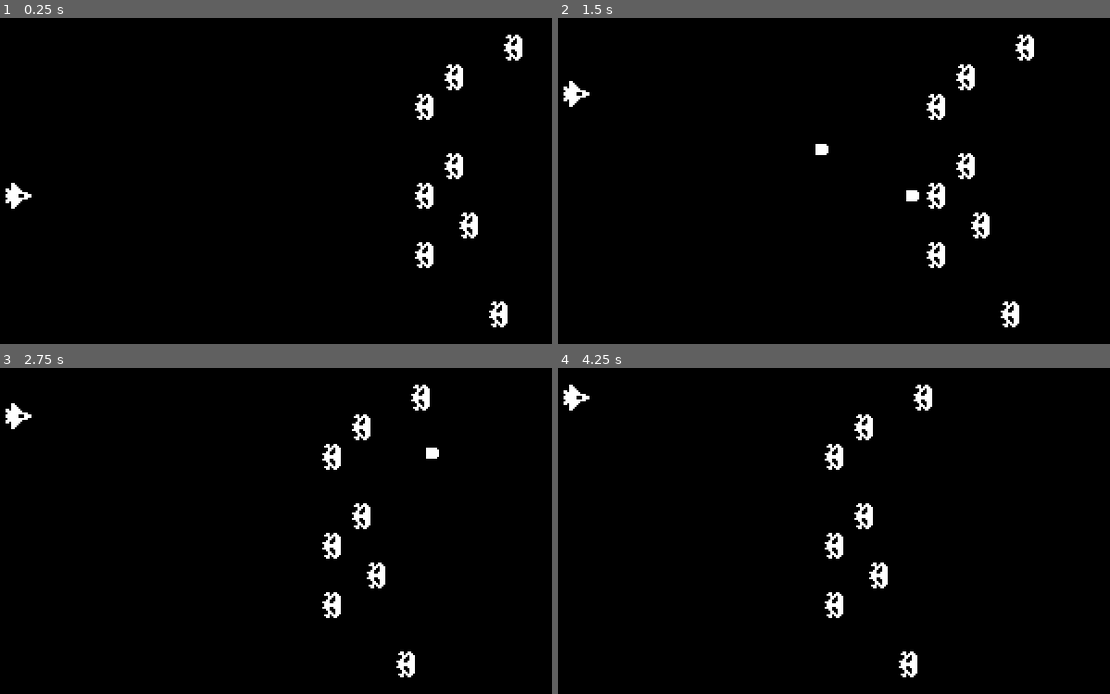
Above: before the commit, frames 1-4 (two rows, left to right).
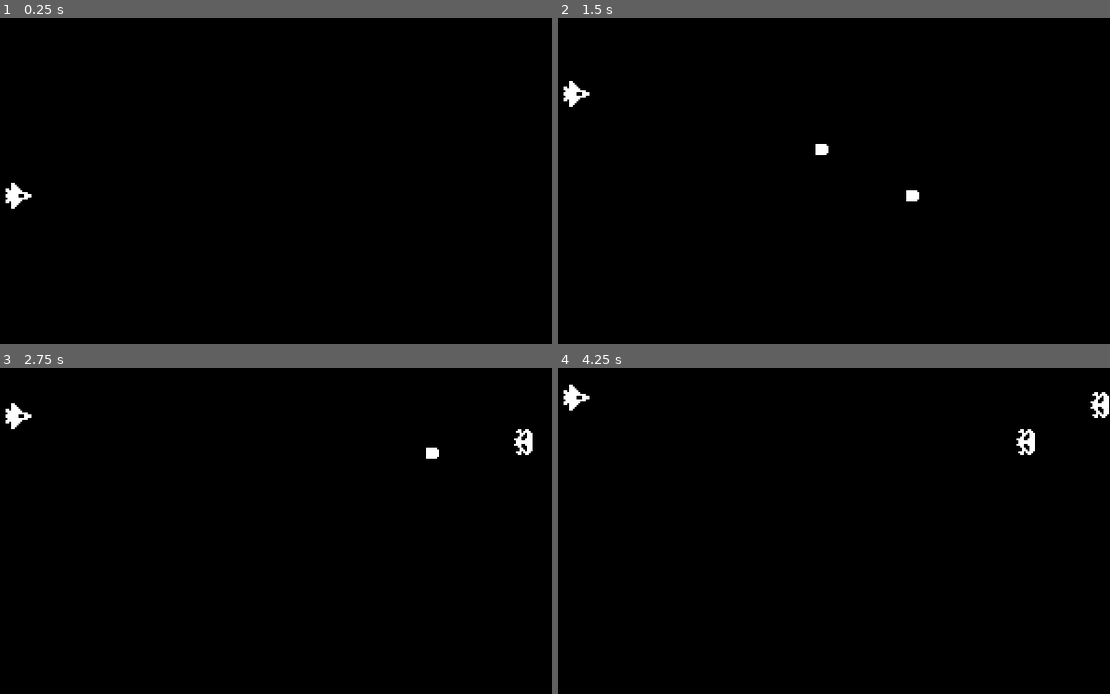
Above: after the commit, the same moments.

Repository: Malynna/Godot-Space-Shooter
Game: Godot game, scene res://World.tscn
Two runs of this game, one before a commit and one after it. Both use one fixed random seed, a clock stepped at 60 frames per second and the inputs below.
Inputs:
- Up to frame 1 (0.25 s): no input
- Up to frame 2 (1.5 s): tap Enter (ui_accept) at 0.5, 0.77 s; hold Up (ui_up) 0.53-1.28 s; hold Down (ui_down) from 1.28 s (still down)
- Up to frame 3 (2.75 s): tap Enter (ui_accept) at 1.52 s; release Down (ui_down) at 2.03 s; hold Up (ui_up) from 2.03 s (still down)
- Up to frame 4 (4.25 s): tap Enter (ui_accept) at 3.02, 3.77 s; release Up (ui_up) at 3.53 s; hold Down (ui_down) from 3.53 s (still down)

The runs differ from the first frame. In frame 1, 1.3% of the frame differs, in the area x 75-95%, y 5-95%; in frame 2, 1.3%; in frame 3, 1.5%; in frame 4, 1.7%, in the area x 48-100%, y 5-95%.

Commit message:
Added EnemySpowner

Diff:
--- /dev/null
+++ b/Bullet.gd
@@ -0,0 +1,6 @@
+extends RigidBody2D
+
+
+# Called when the node enters the scene tree for the first time.
+func _ready():
+	pass # Replace with function body.
--- a/Bullet.tscn
+++ b/Bullet.tscn
@@ -1,6 +1,7 @@
-[gd_scene load_steps=3 format=2]
+[gd_scene load_steps=4 format=2]
 
 [ext_resource path="res://Bullet.png" type="Texture" id=1]
+[ext_resource path="res://Bullet.gd" type="Script" id=2]
 
 [sub_resource type="RectangleShape2D" id=1]
 extents = Vector2( 4, 3 )
@@ -8,9 +9,16 @@
 [node name="Bullet" type="RigidBody2D"]
 gravity_scale = 0.0
 linear_velocity = Vector2( 200, 0 )
+script = ExtResource( 2 )
 
 [node name="Sprite" type="Sprite" parent="."]
 texture = ExtResource( 1 )
 
 [node name="Collision" type="CollisionShape2D" parent="."]
 shape = SubResource( 1 )
+
+[node name="VisibilityNotifier2D" type="VisibilityNotifier2D" parent="."]
+position = Vector2( 0.5, -2.38419e-07 )
+scale = Vector2( 0.45, 0.4 )
+
+[connection signal="screen_exited" from="VisibilityNotifier2D" to="." method="queue_free"]
--- a/Enemy.gd
+++ b/Enemy.gd
@@ -6,3 +6,14 @@
 
 func _process(delta):
 	position.x -= SPEED * delta
+
+
+func _on_Enemy_body_entered(body):
+	body.queue_free()
+	ARMOR -=1
+	if ARMOR == 0: #or <=
+		queue_free()
+
+
+func _on_VisibilityNotifier2D_screen_exited():
+	queue_free()
--- a/Enemy.tscn
+++ b/Enemy.tscn
@@ -11,3 +11,10 @@
 
 [node name="Collision" type="CollisionPolygon2D" parent="."]
 polygon = PoolVector2Array( -5, -2, -5, 2, 1, 7, 3, 7, 5, 5, 5, -5, 3, -7, 1, -7 )
+
+[node name="VisibilityNotifier2D" type="VisibilityNotifier2D" parent="."]
+position = Vector2( 0.5, 2.38419e-07 )
+scale = Vector2( 0.55, 0.7 )
+
+[connection signal="body_entered" from="." to="." method="_on_Enemy_body_entered"]
+[connection signal="screen_exited" from="VisibilityNotifier2D" to="." method="_on_VisibilityNotifier2D_screen_exited"]
--- /dev/null
+++ b/EnemySpawner.gd
@@ -0,0 +1,20 @@
+extends Node2D
+
+const Enemy = preload("res://Enemy.tscn")
+
+onready var spawnPoints = $SpawnPoints
+
+func get_spawn_position():
+	var points = spawnPoints.get_children()
+	points.shuffle()
+	return points[0].global_position
+
+func spawn_enemy():
+	var spawn_position = get_spawn_position()
+	var enemy = Enemy.instance()
+	var main = get_tree().current_scene
+	main.add_child(enemy)
+	enemy.global_position = spawn_position
+
+func _on_Timer_timeout():
+	spawn_enemy()
--- /dev/null
+++ b/EnemySpawner.tscn
@@ -0,0 +1,40 @@
+[gd_scene load_steps=2 format=2]
+
+[ext_resource path="res://EnemySpawner.gd" type="Script" id=1]
+
+[node name="EnemySpawner" type="Node2D"]
+position = Vector2( 320, 0 )
+script = ExtResource( 1 )
+
+[node name="SpawnPoints" type="Node2D" parent="."]
+position = Vector2( -320, 0 )
+
+[node name="Position2D" type="Position2D" parent="SpawnPoints"]
+position = Vector2( 0, 20 )
+
+[node name="Position2D2" type="Position2D" parent="SpawnPoints"]
+position = Vector2( 0, 40 )
+
+[node name="Position2D3" type="Position2D" parent="SpawnPoints"]
+position = Vector2( 0, 60 )
+
+[node name="Position2D4" type="Position2D" parent="SpawnPoints"]
+position = Vector2( 0, 80 )
+
+[node name="Position2D5" type="Position2D" parent="SpawnPoints"]
+position = Vector2( 0, 100 )
+
+[node name="Position2D6" type="Position2D" parent="SpawnPoints"]
+position = Vector2( 0, 120 )
+
+[node name="Position2D7" type="Position2D" parent="SpawnPoints"]
+position = Vector2( 0, 140 )
+
+[node name="Position2D8" type="Position2D" parent="SpawnPoints"]
+position = Vector2( 0, 160 )
+
+[node name="Timer" type="Timer" parent="."]
+wait_time = 2.0
+autostart = true
+
+[connection signal="timeout" from="Timer" to="." method="_on_Timer_timeout"]
--- a/Ship.gd
+++ b/Ship.gd
@@ -17,3 +17,9 @@
 	var main = get_tree().current_scene
 	main.add_child(bullet)
 	bullet.global_position = global_position
+
+
+
+func _on_Ship_area_entered(area):
+	area.queue_free()
+	queue_free()
--- a/Ship.tscn
+++ b/Ship.tscn
@@ -11,3 +11,5 @@
 
 [node name="Collision" type="CollisionPolygon2D" parent="."]
 polygon = PoolVector2Array( -7, -4, -4, -4, -4, -7, -2, -7, 2, -2, 5, -2, 7, -1, 7, 1, 5, 1, 5, 2, 2, 2, -2, 7, -4, 7, -4, 4, -7, 4 )
+
+[connection signal="area_entered" from="." to="." method="_on_Ship_area_entered"]
--- a/World.tscn
+++ b/World.tscn
@@ -1,7 +1,7 @@
 [gd_scene load_steps=3 format=2]
 
 [ext_resource path="res://Ship.tscn" type="PackedScene" id=1]
-[ext_resource path="res://Enemy.tscn" type="PackedScene" id=2]
+[ext_resource path="res://EnemySpawner.tscn" type="PackedScene" id=2]
 
 [node name="World" type="Node"]
 
@@ -16,26 +16,5 @@
 [node name="Ship" parent="." instance=ExtResource( 1 )]
 position = Vector2( 32, 96 )
 
-[node name="Enemy" parent="." instance=ExtResource( 2 )]
-position = Vector2( 256, 48 )
-
-[node name="Enemy2" parent="." instance=ExtResource( 2 )]
-position = Vector2( 256, 128 )
-
-[node name="Enemy3" parent="." instance=ExtResource( 2 )]
-position = Vector2( 256, 96 )
-
-[node name="Enemy4" parent="." instance=ExtResource( 2 )]
-position = Vector2( 272, 80 )
-
-[node name="Enemy5" parent="." instance=ExtResource( 2 )]
-position = Vector2( 280, 112 )
-
-[node name="Enemy6" parent="." instance=ExtResource( 2 )]
-position = Vector2( 272, 32 )
-
-[node name="Enemy7" parent="." instance=ExtResource( 2 )]
-position = Vector2( 304, 16 )
-
-[node name="Enemy8" parent="." instance=ExtResource( 2 )]
-position = Vector2( 296, 160 )
+[node name="EnemySpawner" parent="." instance=ExtResource( 2 )]
+position = Vector2( 640, 0 )
